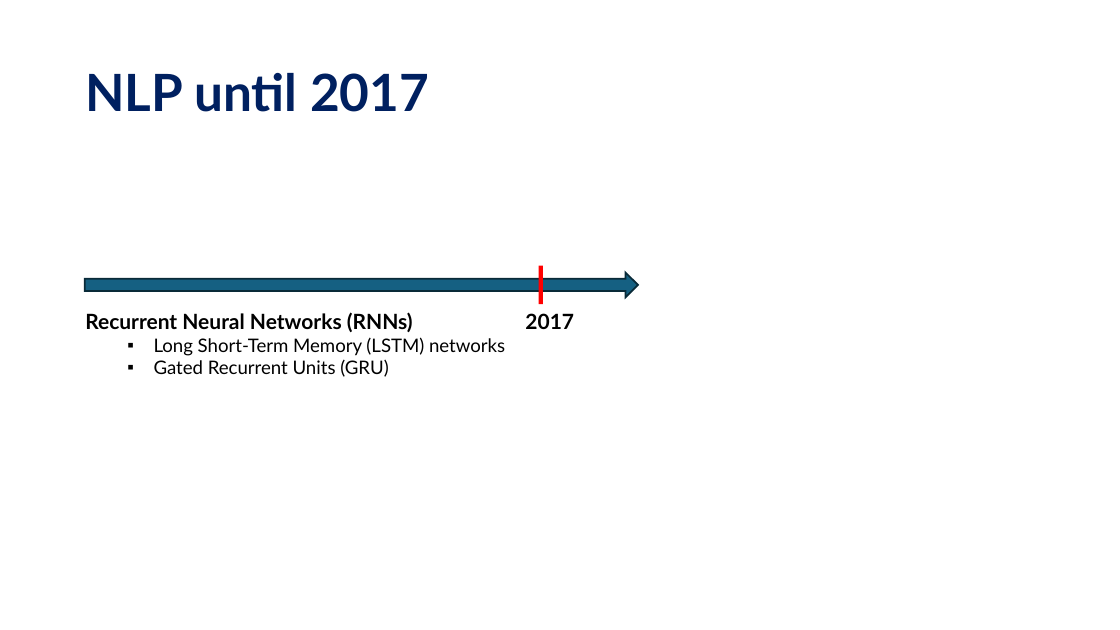
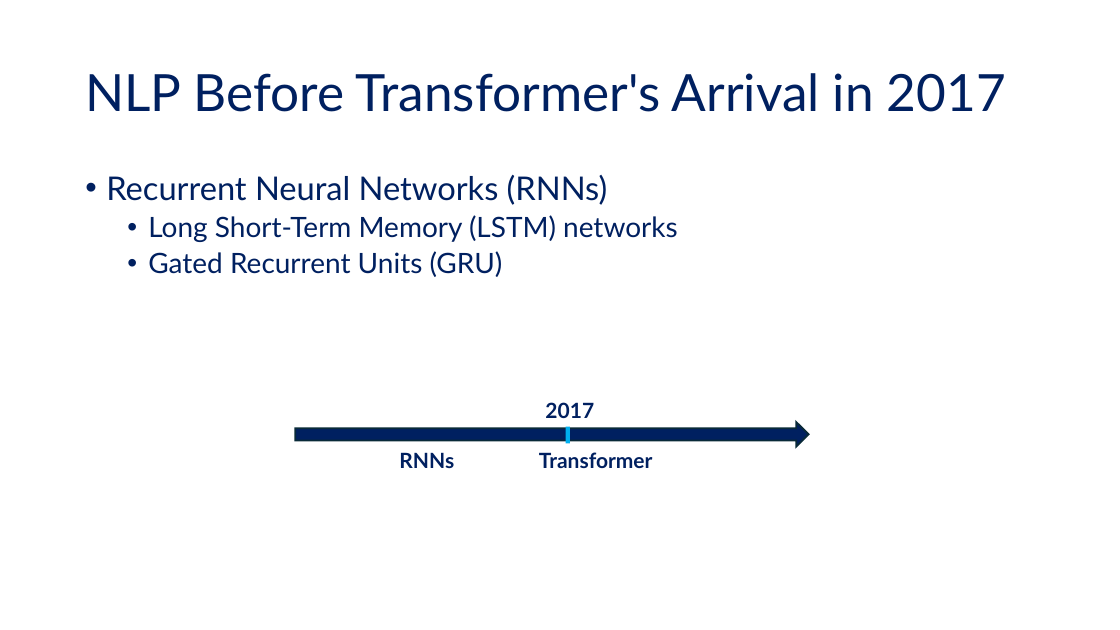
Before and after one commit to tanquangduong/transformer-pt, a slide deck: slide 5 of presentation/Transformer_Udemy/Udemy_P2_Introduction to Transformer.pptx (slide 3 before the commit). Drawn at 1120x630 pixels with LibreOffice and Linux fonts; fonts in the diff are those of the drawing. Boxes give left, top, right and bottom in pixels: in the first picture for what was removed or moved away, otherwise in the second. Text is boxed around its words. In the diff, an @@ line names an element or a change of style, - is before the commit and + after.

```diff
--- a/presentation/Transformer_Udemy/Udemy_P2_Introduction to Transformer.pptx
+++ b/presentation/Transformer_Udemy/Udemy_P2_Introduction to Transformer.pptx
@@ title at <box>85,73,1006,112</box>: text changed; bold off @@
-NLP until 2017
+NLP Before Transformer's Arrival in 2017
@@ text "Recurrent Neural Networks (RNNs)": place and size @@
-text "Recurrent Neural Networks (RNNs)" at <box>85,312,505,377</box>
+text "Recurrent Neural Networks (RNNs)" at <box>106,175,678,277</box>
@@ text "Recurrent Neural Networks (RNNs)" at <box>106,175,678,277</box>: size 18 to 28 pt, bold off in "Recurrent Neural Networks (RNNs)"; text colour #000000 to #002060; size 16 to 24 pt in "Long Short-Term Memory (LSTM) networks", "Gated Recurrent Units (GRU)"; bullet none to •; line spacing 1 to 0.9; more space between paragraphs; bullet ▪ to • @@
@@ rectangle removed at <box>539,266,543,304</box> @@
@@ right arrow removed at <box>85,273,638,297</box> @@
@@ text "2017": place and size @@
-text "2017" at <box>525,313,574,329</box>
+text "2017" at <box>545,402,594,418</box>
@@ text "2017" at <box>545,402,594,418</box>: text colour #000000 to #002060 @@
@@ right arrow added at <box>295,422,808,446</box>, fill #002060, outline #092A39 1.5 pt @@
@@ rectangle added at <box>565,427,570,444</box>, fill #00B0F0 @@
@@ text added at <box>399,452,454,468</box>, 18 pt, text #002060, bold @@
+RNNs
@@ text added at <box>539,452,653,468</box>, 18 pt, text #002060, bold @@
+Transformer
```
Also in this commit, not shown: 75 other slides changed, 25 slides added, 8 slides removed, 20 other files.
